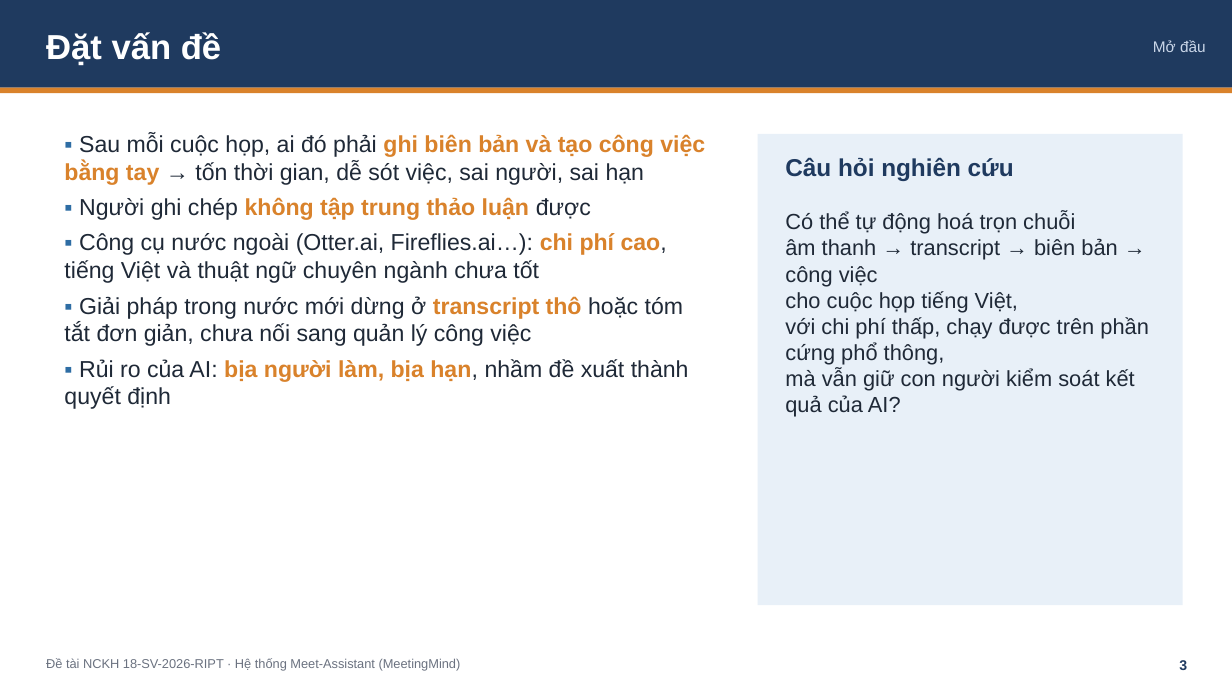
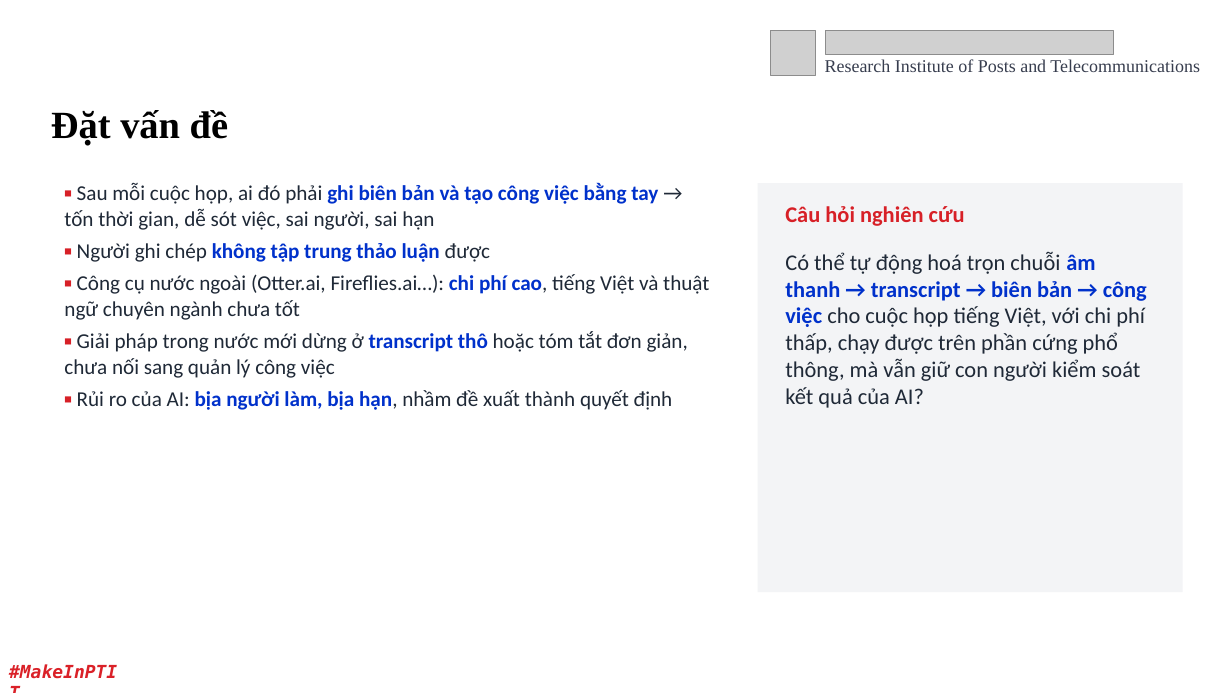
Before and after one commit to Dinhh-Chan/meetingmind, a slide deck: slide 3 of nghiem-thu/SlideNghiemThu_18-SV-2026-RIPT.pptx. Drawn at 1232x693 pixels with LibreOffice and Linux fonts; fonts in the diff are those of the drawing; grey boxes stand for pictures; background and template pictures are left out. Boxes give left, top, right and bottom in pixels: in the first picture for what was removed or moved away, otherwise in the second. Text is boxed around its words. In the diff, an @@ line names an element or a change of style, - is before the commit and + after.

```diff
--- a/nghiem-thu/SlideNghiemThu_18-SV-2026-RIPT.pptx
+++ b/nghiem-thu/SlideNghiemThu_18-SV-2026-RIPT.pptx
@@ rectangle removed at bbox=[0, 0, 1232, 88] @@
@@ picture added at bbox=[771, 30, 816, 75] @@
@@ picture added at bbox=[825, 30, 1114, 55] @@
@@ text added at bbox=[825, 59, 1200, 72], 14 pt, text #373D4E @@
+Research Institute of Posts and Telecommunications
@@ text removed at bbox=[1153, 40, 1206, 52] @@
-Mở đầu
@@ rectangle removed at bbox=[0, 88, 1232, 93] @@
@@ text "Đặt vấn đề": place and size @@
-text "Đặt vấn đề" at bbox=[46, 32, 221, 66]
+text "Đặt vấn đề" at bbox=[51, 110, 228, 146]
@@ text "Đặt vấn đề" at bbox=[51, 110, 228, 146]: size 27 to 30 pt, font Arial to Times New Roman, text colour #FFFFFF to #000000 @@
@@ text "▪ Sau mỗi cuộc họp, ...": place and size @@
-text "▪ Sau mỗi cuộc họp, ..." at bbox=[64, 133, 705, 409]
+text "▪ Sau mỗi cuộc họp, ..." at bbox=[64, 183, 709, 410]
@@ text "▪ Sau mỗi cuộc họp, ..." at bbox=[64, 183, 709, 410]: size 18 to 16.5 pt, font Arial to Calibri; text colour #2E6DA4 to #D72027 in "▪", "▪", "▪", "▪" and 1 more places; text colour #D9822B to #0031CB in "ghi biên bản và tạo công việc ...", "không tập trung thảo luận", "chi phí cao,", "transcript thô" and 1 more places @@
@@ rectangle: place and size @@
-rectangle at bbox=[758, 134, 1183, 605]
+rectangle at bbox=[758, 183, 1183, 592]
@@ rectangle at bbox=[758, 183, 1183, 592]: fill #E8F0F8 to #F3F4F6 @@
@@ text "Câu hỏi nghiên cứu": place and size @@
-text "Câu hỏi nghiên cứu" at bbox=[785, 157, 1014, 181]
+text "Câu hỏi nghiên cứu" at bbox=[785, 206, 965, 226]
@@ text "Câu hỏi nghiên cứu" at bbox=[785, 206, 965, 226]: size 19 to 17.5 pt, font Arial to Calibri, text colour #1F3A5F to #D72027 @@
@@ text at bbox=[785, 252, 1147, 408]: text changed; size 17 to 17.5 pt; font Arial to Calibri @@
-Có thể tự động hoá trọn chuỗi
-âm thanh → transcript → biên bản → công việc
-cho cuộc họp tiếng Việt,
-với chi phí thấp, chạy được trên phần cứng phổ thông,
-mà vẫn giữ con người kiểm soát kết quả của AI?
+Có thể tự động hoá trọn chuỗi âm thanh → transcript → biên bản → công việc cho cuộc họp tiếng Việt, với chi phí thấp, chạy được trên phần cứng phổ thông, mà vẫn giữ con người kiểm soát kết quả của AI?
@@ text added at bbox=[0, 656, 129, 688], 14 pt, text #DA2128, bold, italic @@
+#MakeInPTIT
@@ text removed at bbox=[46, 658, 461, 671] @@
-Đề tài NCKH 18-SV-2026-RIPT · Hệ thống Meet-Assistant (MeetingMind)
@@ text "3": place and size @@
-text "3" at bbox=[1179, 660, 1187, 670]
+text "3" at bbox=[1104, 650, 1155, 683]
@@ text "3" at bbox=[1104, 650, 1155, 683]: size 11 to 12 pt, font Arial to Calibri, text colour #1F3A5F to #FFFFFF; alignment right to centre; vertical alignment top to middle @@
```
Also in this commit, not shown: 20 other slides changed, 1 slide added, 1 slide removed, 5 other files.
